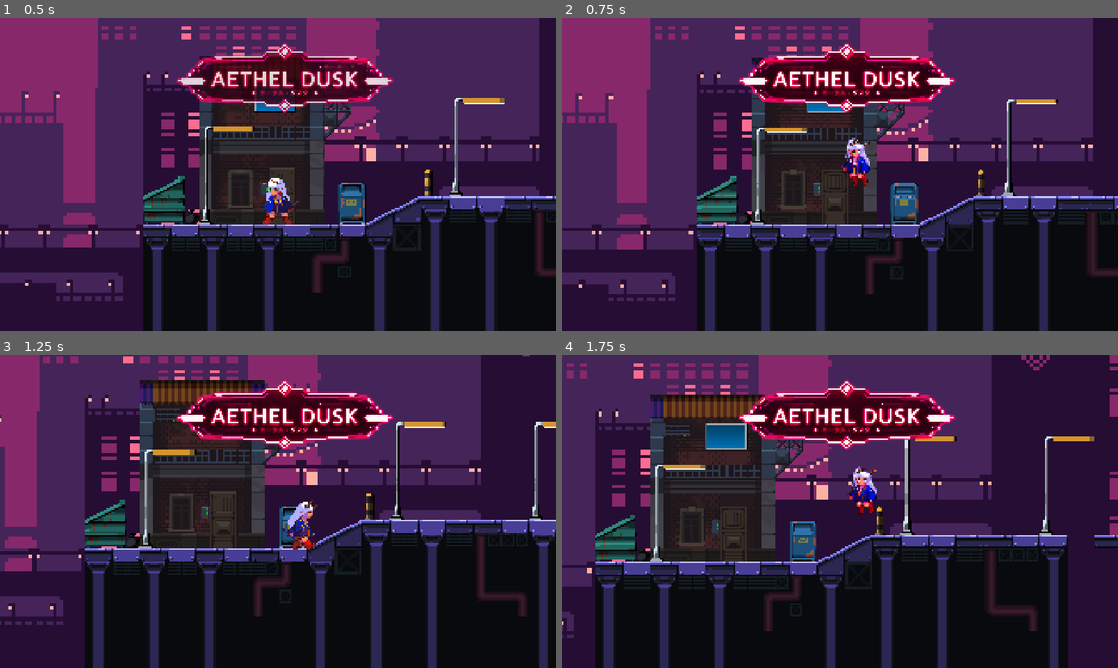
Above: before the commit, frames 1-4 (two rows, left to right).
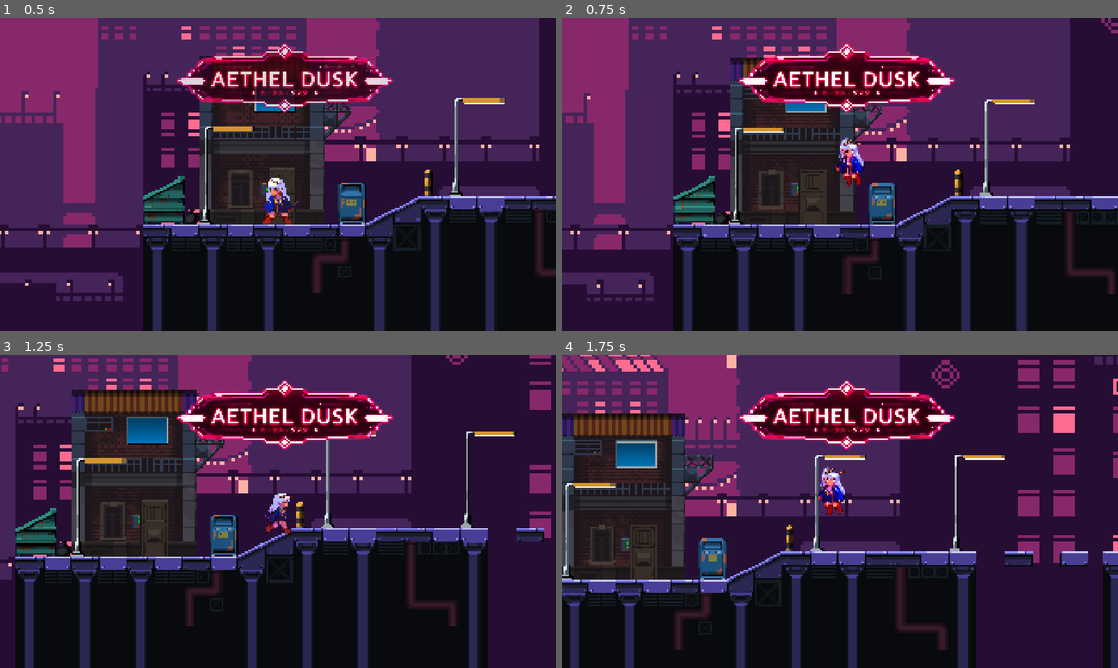
Above: after the commit, the same moments.

Repository: Dosno/CyberRunner
Game: Godot game, scene res://Scenes/game.tscn
The game is run twice, just before and just after one commit, with the same random seed, the same clock (stepped at 60 frames per second) and the same inputs.
Inputs:
- Up to frame 1 (0.5 s): no input
- Up to frame 2 (0.75 s): tap Enter (ui_accept) at 0.5 s; hold Right (ui_right) from 0.53 s (still down); hold Shift (run, bound only after the commit) from 0.53 s (still down)
- Up to frame 3 (1.25 s): keep holding Right (ui_right); keep holding Shift (run, bound only after the commit); tap Enter (ui_accept) at 0.77 s
- Up to frame 4 (1.75 s): keep holding Right (ui_right); release Shift (run, bound only after the commit) at 1.28 s; tap Shift (run, bound only after the commit) at 1.35 s; tap Enter (ui_accept) at 1.52 s

Frame 1 is identical in both runs. In frame 2, 32% of the frame differs, in the area x 0-100%, y 0-100%; in frame 3, 54%; in frame 4, 55%.

Commit message:
Fix camera smoothing, slope animation glitch, running mechanism.

Diff:
--- a/Scenes/game.tscn
+++ b/Scenes/game.tscn
@@ -16,6 +16,8 @@
 [ext_resource type="PackedScene" uid="uid://cge2ov70nx1do" path="res://Assets/bigger_moving_platform.tscn" id="10_ldgsr"]
 [ext_resource type="PackedScene" uid="uid://leimblun6a42" path="res://Scenes/killzone.tscn" id="14_1phco"]
 [ext_resource type="PackedScene" uid="uid://duydpoluq6rre" path="res://Scenes/Spike_Trap.tscn" id="15_nb51f"]
+[ext_resource type="PackedScene" uid="uid://4nlmm2kygdik" path="res://Scenes/underworld_portal.tscn" id="17_85qyi"]
+[ext_resource type="PackedScene" uid="uid://d3wocblk3jfky" path="res://Scenes/underworld.tscn" id="18_iivbl"]
 
 [sub_resource type="TileSetAtlasSource" id="TileSetAtlasSource_1phco"]
 texture = ExtResource("1_3dryh")
@@ -1225,6 +1227,8 @@
 [sub_resource type="RectangleShape2D" id="RectangleShape2D_mokdk"]
 size = Vector2(243, 13)
 
+[sub_resource type="CircleShape2D" id="CircleShape2D_mokdk"]
+
 [node name="Game" type="Node2D" unique_id=1390048974]
 script = ExtResource("1_nnt18")
 
@@ -1250,8 +1254,9 @@
 [node name="Player" parent="." unique_id=248399568 groups=["player"] instance=ExtResource("1_ebmjs")]
 position = Vector2(-37, -368)
 
-[node name="Camera2D" type="Camera2D" parent="Player" unique_id=1647757713]
+[node name="Camera2D2" type="Camera2D" parent="Player" unique_id=1647757713]
 zoom = Vector2(3, 3)
+process_callback = 0
 limit_bottom = 190
 limit_smoothed = true
 position_smoothing_enabled = true
@@ -1390,5 +1395,13 @@
 [node name="Area2D12" parent="Spike_Trap" unique_id=1853399705 instance=ExtResource("15_nb51f")]
 position = Vector2(7881, -233)
 
+[node name="UnderworldPortal" parent="." unique_id=634279255 instance=ExtResource("17_85qyi")]
+position = Vector2(9553, -489)
+destination_scene = ExtResource("18_iivbl")
+
+[node name="CollisionShape2D" parent="UnderworldPortal" index="1" unique_id=483778013]
+shape = SubResource("CircleShape2D_mokdk")
+
 [editable path="Portals/Portal"]
 [editable path="Portals/Portal2"]
+[editable path="UnderworldPortal"]
--- a/Scenes/player.tscn
+++ b/Scenes/player.tscn
@@ -503,9 +503,8 @@
 texture_filter = 1
 position = Vector2(2, 0)
 sprite_frames = SubResource("SpriteFrames_blw5l")
-animation = &"idle"
+animation = &"run"
 autoplay = "idle"
-frame_progress = 0.39056152
 
 [node name="CollisionShape2D" type="CollisionShape2D" parent="." unique_id=591667050]
 position = Vector2(0, 13)
--- /dev/null
+++ b/Scenes/underworld_portal.tscn
@@ -0,0 +1,12 @@
+[gd_scene format=3 uid="uid://4nlmm2kygdik"]
+
+[ext_resource type="Script" uid="uid://bjxxyk1ffda0x" path="res://Scripts/underworld_portal.gd" id="1_0lhh4"]
+
+[node name="UnderworldPortal" type="Area2D" unique_id=634279255]
+script = ExtResource("1_0lhh4")
+
+[node name="AnimatedSprite2D" type="AnimatedSprite2D" parent="." unique_id=1187333212]
+
+[node name="CollisionShape2D" type="CollisionShape2D" parent="." unique_id=483778013]
+
+[connection signal="body_entered" from="." to="." method="_on_body_entered"]
--- a/Scripts/player.gd
+++ b/Scripts/player.gd
@@ -1,9 +1,25 @@
 extends CharacterBody2D
 
-const SPEED = 130.0
+const WALK_SPEED = 130.0
+const RUN_SPEED = 220.0
 const JUMP_VELOCITY = -300.0
 
+# Look-ahead settings
+const LOOK_AHEAD_DISTANCE = 40.0
+const LOOK_AHEAD_SPEED = 3.0
+
 @onready var animated_sprite = $AnimatedSprite2D
+@onready var camera = $Camera2D
+
+func _ready() -> void:
+	# Enable camera position smoothing
+	camera.position_smoothing_enabled = true
+	camera.position_smoothing_speed = 5.0
+	camera.process_callback = 0 # 0 = Physics
+
+	# Snap the player to slopes up to 8 pixels deep
+	floor_snap_length = 8.0
+	apply_floor_snap()
 
 func _physics_process(delta: float) -> void:
 	# Gravity
@@ -17,32 +33,39 @@
 	# Get left/right input
 	var direction := Input.get_axis("ui_left", "ui_right")
 
+	# Check for sprint
+	var current_speed = WALK_SPEED
+	if Input.is_action_pressed("run"):
+		current_speed = RUN_SPEED
+
 	# Movement
 	if direction:
-		velocity.x = direction * SPEED
+		velocity.x = direction * current_speed
 	else:
-		velocity.x = move_toward(velocity.x, 0, SPEED)
+		velocity.x = move_toward(velocity.x, 0, current_speed)
 
-	# Flip character
+	# Flip character & shift camera look-ahead
 	if direction < 0:
 		animated_sprite.flip_h = false
+		var target_offset = Vector2(-LOOK_AHEAD_DISTANCE, 0)
+		camera.offset = camera.offset.lerp(target_offset, LOOK_AHEAD_SPEED * delta)
 	elif direction > 0:
 		animated_sprite.flip_h = true
+		var target_offset = Vector2(LOOK_AHEAD_DISTANCE, 0)
+		camera.offset = camera.offset.lerp(target_offset, LOOK_AHEAD_SPEED * delta)
+
+	move_and_slide()
 
 	# -------------------------
 	# ANIMATION
 	# -------------------------
 
-	# Jumping / falling
 	if not is_on_floor():
 		animated_sprite.play("jump")
-
-	# Walking
-	elif direction != 0:
-		animated_sprite.play("walk")
-
-	# Standing still
+	elif abs(velocity.x) > 5.0:
+		if Input.is_action_pressed("run"):
+			animated_sprite.play("run")
+		else:
+			animated_sprite.play("walk")
 	else:
 		animated_sprite.play("idle")
-
-	move_and_slide()
--- /dev/null
+++ b/Scripts/underworld_portal.gd
@@ -0,0 +1,12 @@
+extends Area2D
+
+@export var destination_scene: PackedScene
+
+func _on_body_entered(body: Node2D) -> void:
+	if body.is_in_group("player"):
+		print("Entering Underworld!")
+
+		if destination_scene:
+			get_tree().change_scene_to_packed(destination_scene)
+		else:
+			print("ERROR: No destination scene assigned!")
--- a/project.godot
+++ b/project.godot
@@ -33,6 +33,30 @@
 Player=""
 player=""
 
+[input]
+
+ui_left={
+"deadzone": 0.5,
+"events": [Object(InputEventKey,"resource_local_to_scene":false,"resource_name":"","device":16,"window_id":0,"alt_pressed":false,"shift_pressed":false,"ctrl_pressed":false,"meta_pressed":false,"pressed":false,"keycode":4194319,"physical_keycode":0,"key_label":0,"unicode":0,"location":0,"echo":false,"script":null)
+, Object(InputEventJoypadButton,"resource_local_to_scene":false,"resource_name":"","device":-1,"button_index":13,"pressure":0.0,"pressed":false,"script":null)
+, Object(InputEventJoypadMotion,"resource_local_to_scene":false,"resource_name":"","device":-1,"axis":0,"axis_value":-1.0,"script":null)
+, Object(InputEventKey,"resource_local_to_scene":false,"resource_name":"","device":-1,"window_id":0,"alt_pressed":false,"shift_pressed":false,"ctrl_pressed":false,"meta_pressed":false,"pressed":false,"keycode":0,"physical_keycode":65,"key_label":0,"unicode":97,"location":0,"echo":false,"script":null)
+]
+}
+ui_right={
+"deadzone": 0.5,
+"events": [Object(InputEventKey,"resource_local_to_scene":false,"resource_name":"","device":16,"window_id":0,"alt_pressed":false,"shift_pressed":false,"ctrl_pressed":false,"meta_pressed":false,"pressed":false,"keycode":4194321,"physical_keycode":0,"key_label":0,"unicode":0,"location":0,"echo":false,"script":null)
+, Object(InputEventJoypadButton,"resource_local_to_scene":false,"resource_name":"","device":-1,"button_index":14,"pressure":0.0,"pressed":false,"script":null)
+, Object(InputEventJoypadMotion,"resource_local_to_scene":false,"resource_name":"","device":-1,"axis":0,"axis_value":1.0,"script":null)
+, Object(InputEventKey,"resource_local_to_scene":false,"resource_name":"","device":-1,"window_id":0,"alt_pressed":false,"shift_pressed":false,"ctrl_pressed":false,"meta_pressed":false,"pressed":false,"keycode":0,"physical_keycode":68,"key_label":0,"unicode":100,"location":0,"echo":false,"script":null)
+]
+}
+run={
+"deadzone": 0.2,
+"events": [Object(InputEventKey,"resource_local_to_scene":false,"resource_name":"","device":-1,"window_id":0,"alt_pressed":false,"shift_pressed":false,"ctrl_pressed":false,"meta_pressed":false,"pressed":false,"keycode":0,"physical_keycode":4194325,"key_label":0,"unicode":0,"location":0,"echo":false,"script":null)
+]
+}
+
 [physics]
 
 3d/physics_engine="Jolt Physics"
Not shown, added: Scripts/underworld_portal.gd.uid
